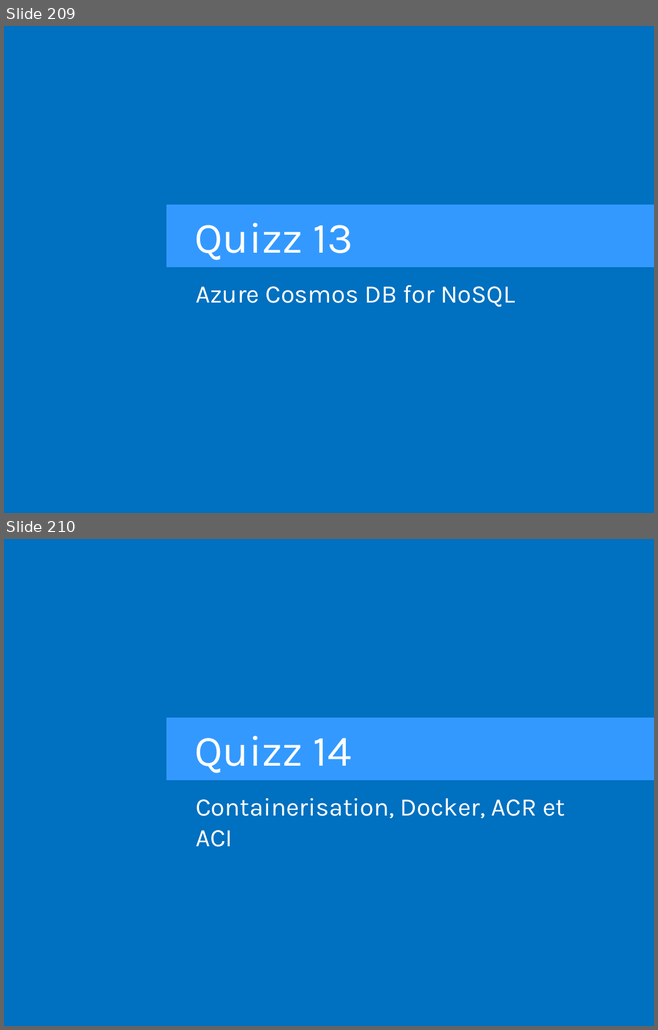
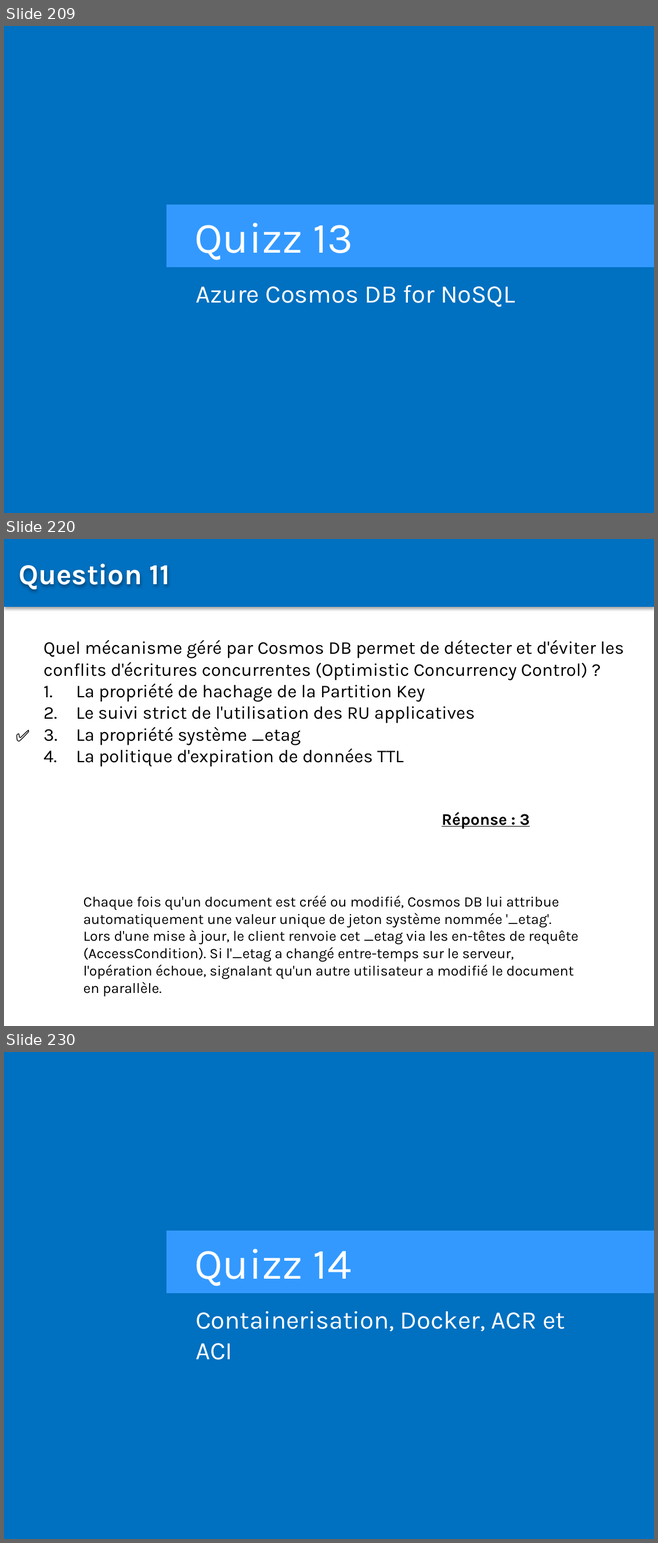
Before and after one commit to Sybaris-Classroom/az-204, a slide deck: Quiz/Quiz.pptx. Shown one above the other, each under a label of ours: slides 209 and 210 before the commit, slides 209, 220 and 230 after it; the slides between them are not shown. The pictures are 658x1030 and 658x1543 pixels, drawn with LibreOffice and Linux fonts; fonts in the diff are those of the drawing. Boxes give left, top, right and bottom in pixels: in the first picture for what was removed or moved away, otherwise in the second. Text is boxed around its words. In the diff, an @@ line names an element or a change of style, - is before the commit and + after.

```diff
--- a/Quiz/Quiz.pptx
+++ b/Quiz/Quiz.pptx
@@ slide 220 added at [4, 539, 654, 1026], background #FFFFFF @@
@@ rectangle added at [4, 539, 654, 606], fill #0070C0 @@
@@ text added at [18, 563, 170, 591], 32 pt, text #FFFFFF, bold @@
+Question 11
@@ text added at [43, 640, 623, 767], 20 pt, text #000000 @@
+Quel mécanisme géré par Cosmos DB permet de détecter et d'éviter les conflits d'écritures concurrentes (Optimistic Concurrency Control) ?
+1. La propriété de hachage de la Partition Key
+2. Le suivi strict de l'utilisation des RU applicatives
+3. La propriété système _etag
+4. La politique d'expiration de données TTL
@@ text added at [9, 722, 49, 748], 18 pt, text #000000, bold @@
+✅
@@ text added at [441, 812, 529, 829], 18 pt, text #000000, bold, underline @@
+Réponse : 3
@@ text added at [83, 896, 578, 979], 16 pt, text #000000 @@
+Chaque fois qu'un document est créé ou modifié, Cosmos DB lui attribue automatiquement une valeur unique de jeton système nommée '_etag'. Lors d'une mise à jour, le client renvoie cet _etag via les en-têtes de requête (AccessCondition). Si l'_etag a changé entre-temps sur le serveur, l'opération échoue, signalant qu'un autre utilisateur a modifié le document en parallèle.
@@ what was slide 210 is now slide 230 @@
```
Also in this commit, not shown: 1 slide changed, 81 other slides added.
